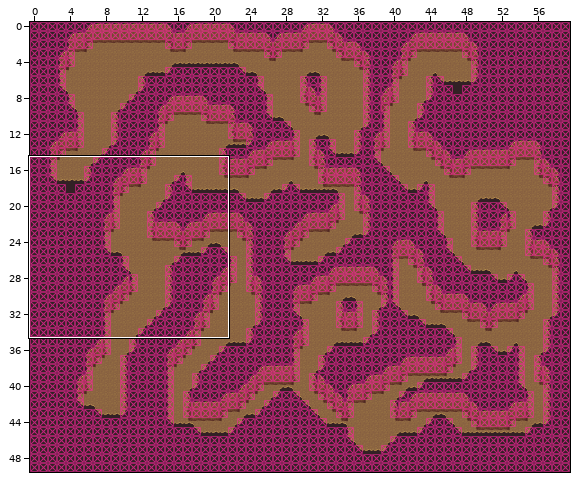
One commit to this Tiled map: maps/mountainwatch/cave1.tmx. Above, an overview of the earlier version with the close-up marked.
Close-up. The starting point:
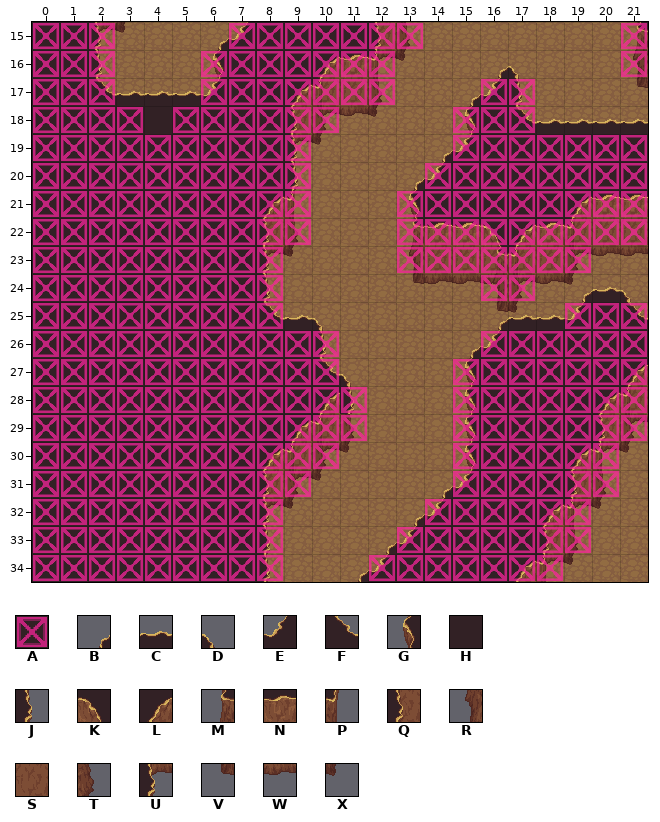
Cells are 32x32 px. Shown: x 0..21, y 15..34. The commit also changed other parts of the map, which this record leaves out. Not drawn, because the pictures are missing: unchanged layers "Ground", "Terrain".
Key: from "collision": A 1; from "mountains": B 0, C 1, D 2, E 3, F 4, G 13, H 14, J 15, K 16, L 17, M 26, N 27, P 28, Q 30, R 39, S 40, T 41, U 43, V 52, W 53, X 54.
_ is an empty cell.
Layers that did not change in this view are not listed.
Layer "CaveWall" before, first column x 0:
15 HHUX___EHHHHQT_______M
16 HHJ___GHHHLNWX_______R
17 HHF___EHHLSST___EJ___V
18 HHHHHHHHHQWWX__GHF____
19 HHHHHHHHHUX____EHHHHHH
20 HHHHHHHHHJ____EHHHHHHH
21 HHHHHHHHLP___GHHHHHLNN
22 HHHHHHHHQT___MNNKLNSSS
23 HHHHHHHHUX___RSSSSSWWW
24 HHHHHHHHJ____VWWWWWX__
25 HHHHHHHHF_______VX_EHF
26 HHHHHHHHHHJ_____EHHHHH
27 HHHHHHHHHHF____GHHHHHL
28 HHHHHHHHHHLJ___GHHHHLS
29 HHHHHHHHHLST___GHHHHQW
30 HHHHHHHHLSWX___GHHHLWX
31 HHHHHHHHQWX____EHHHQT_
32 HHHHHHHHUX____EHHHLWX_
33 HHHHHHHHJ____EHHHHQT__
34 HHHHHHHHJ___EHHHHLWX__
Layer "CaveOver" before, first column x 0:
15 ______B_______________
16 ________________BD____
17 ___CCC_________B______
18 __________________CCCC
19 ______________B_______
20 _____________B________
21 ______________________
22 ______________________
23 ______________________
24 ___________________BCD
25 _________CD_____BCC___
26 _______________B______
27 ___________D__________
28 ______________________
29 ______________________
30 ______________________
31 ______________B_______
32 _____________B________
33 ____________B_________
34 ___________B__________
Layer "Collision" before, first column x 0:
15 AAA____AAAAAAA_______A
16 AAA___AAAAAAA________A
17 AAA___AAAAAAA___AA____
18 AAAA_AAAAAA____AAA____
19 AAAAAAAAAA_____AAAAAAA
20 AAAAAAAAAA____AAAAAAAA
21 AAAAAAAAAA___AAAAAAAAA
22 AAAAAAAAAA___AAAAAAAAA
23 AAAAAAAAA____AAAAAAA__
24 AAAAAAAAA_______AA____
25 AAAAAAAAA__________AAA
26 AAAAAAAAAAA_____AAAAAA
27 AAAAAAAAAAA____AAAAAAA
28 AAAAAAAAAAAA___AAAAAAA
29 AAAAAAAAAAAA___AAAAAAA
30 AAAAAAAAAAA____AAAAAA_
31 AAAAAAAAAA_____AAAAAA_
32 AAAAAAAAA_____AAAAAA__
33 AAAAAAAAA____AAAAAAA__
34 AAAAAAAAA___AAAAAAA___
The result:
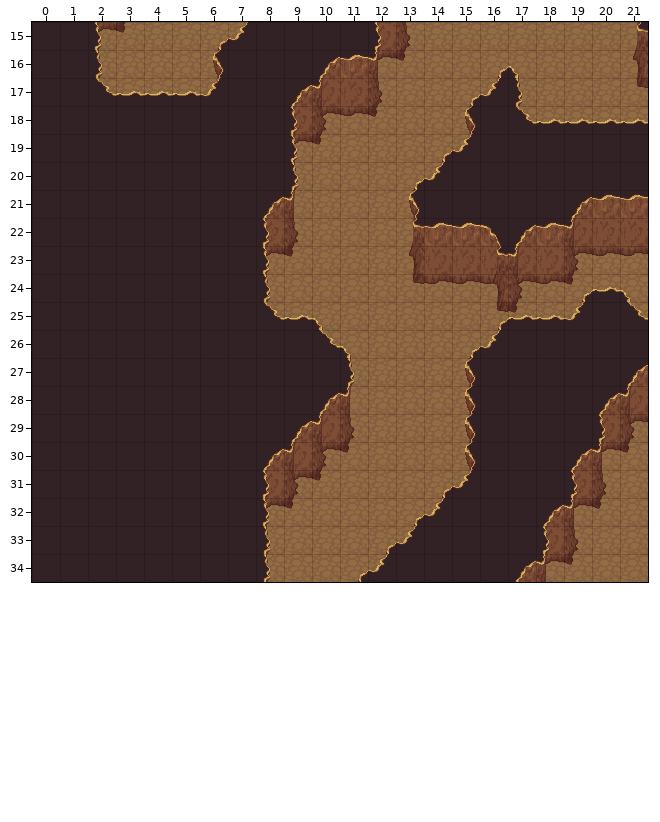
See-through tiles are keyed as they look on the map.
Diff:
{"where": "layer \"CaveWall\""}
{"y":26,"x":10,"old":"J","new":"F"}
{"y":27,"x":10,"old":"F_","new":"HJ"}
{"y":28,"x":11,"old":"J","new":"P"}
{"where": "layer \"CaveOver\""}
{"y":26,"x":11,"old":"_","new":"D"}
{"y":27,"x":11,"old":"D","new":"_"}
{"where": "layer \"Collision\" (now hidden)"}
{"y":15,"x":0,"old":"AAA","new":"___"}
{"y":15,"x":7,"old":"AAAAAAA","new":"_______"}
{"y":15,"x":21,"old":"A","new":"_"}
{"y":16,"x":0,"old":"AAA","new":"___"}
{"y":16,"x":6,"old":"AAAAAAA","new":"_______"}
{"y":16,"x":21,"old":"A","new":"_"}
{"y":17,"x":0,"old":"AAA","new":"___"}
{"y":17,"x":6,"old":"AAAAAAA","new":"_______"}
{"y":17,"x":16,"old":"AA","new":"__"}
{"y":18,"x":0,"old":"AAAA","new":"____"}
{"y":18,"x":5,"old":"AAAAAA","new":"______"}
{"y":18,"x":15,"old":"AAA","new":"___"}
{"y":19,"x":0,"old":"AAAAAAAAAA","new":"__________"}
{"y":19,"x":15,"old":"AAAAAAA","new":"_______"}
{"y":20,"x":0,"old":"AAAAAAAAAA","new":"__________"}
{"y":20,"x":14,"old":"AAAAAAAA","new":"________"}
{"y":21,"x":0,"old":"AAAAAAAAAA","new":"__________"}
{"y":21,"x":13,"old":"AAAAAAAAA","new":"_________"}
{"y":22,"x":0,"old":"AAAAAAAAAA","new":"__________"}
{"y":22,"x":13,"old":"AAAAAAAAA","new":"_________"}
{"y":23,"x":0,"old":"AAAAAAAAA","new":"_________"}
{"y":23,"x":13,"old":"AAAAAAA","new":"_______"}
{"y":24,"x":0,"old":"AAAAAAAAA","new":"_________"}
{"y":24,"x":16,"old":"AA","new":"__"}
{"y":25,"x":0,"old":"AAAAAAAAA","new":"_________"}
{"y":25,"x":19,"old":"AAA","new":"___"}
{"y":26,"x":0,"old":"AAAAAAAAAAA","new":"___________"}
{"y":26,"x":16,"old":"AAAAAA","new":"______"}
{"y":27,"x":0,"old":"AAAAAAAAAAA","new":"___________"}
{"y":27,"x":15,"old":"AAAAAAA","new":"_______"}
{"y":28,"x":0,"old":"AAAAAAAAAAAA","new":"____________"}
{"y":28,"x":15,"old":"AAAAAAA","new":"_______"}
{"y":29,"x":0,"old":"AAAAAAAAAAAA","new":"____________"}
{"y":29,"x":15,"old":"AAAAAAA","new":"_______"}
{"y":30,"x":0,"old":"AAAAAAAAAAA","new":"___________"}
{"y":30,"x":15,"old":"AAAAAA","new":"______"}
{"y":31,"x":0,"old":"AAAAAAAAAA","new":"__________"}
{"y":31,"x":15,"old":"AAAAAA","new":"______"}
{"y":32,"x":0,"old":"AAAAAAAAA","new":"_________"}
{"y":32,"x":14,"old":"AAAAAA","new":"______"}
{"y":33,"x":0,"old":"AAAAAAAAA","new":"_________"}
{"y":33,"x":13,"old":"AAAAAAA","new":"_______"}
{"y":34,"x":0,"old":"AAAAAAAAA","new":"_________"}
{"y":34,"x":12,"old":"AAAAAAA","new":"_______"}
{"label":"changed","picture_box":[33,23,647,581]}
